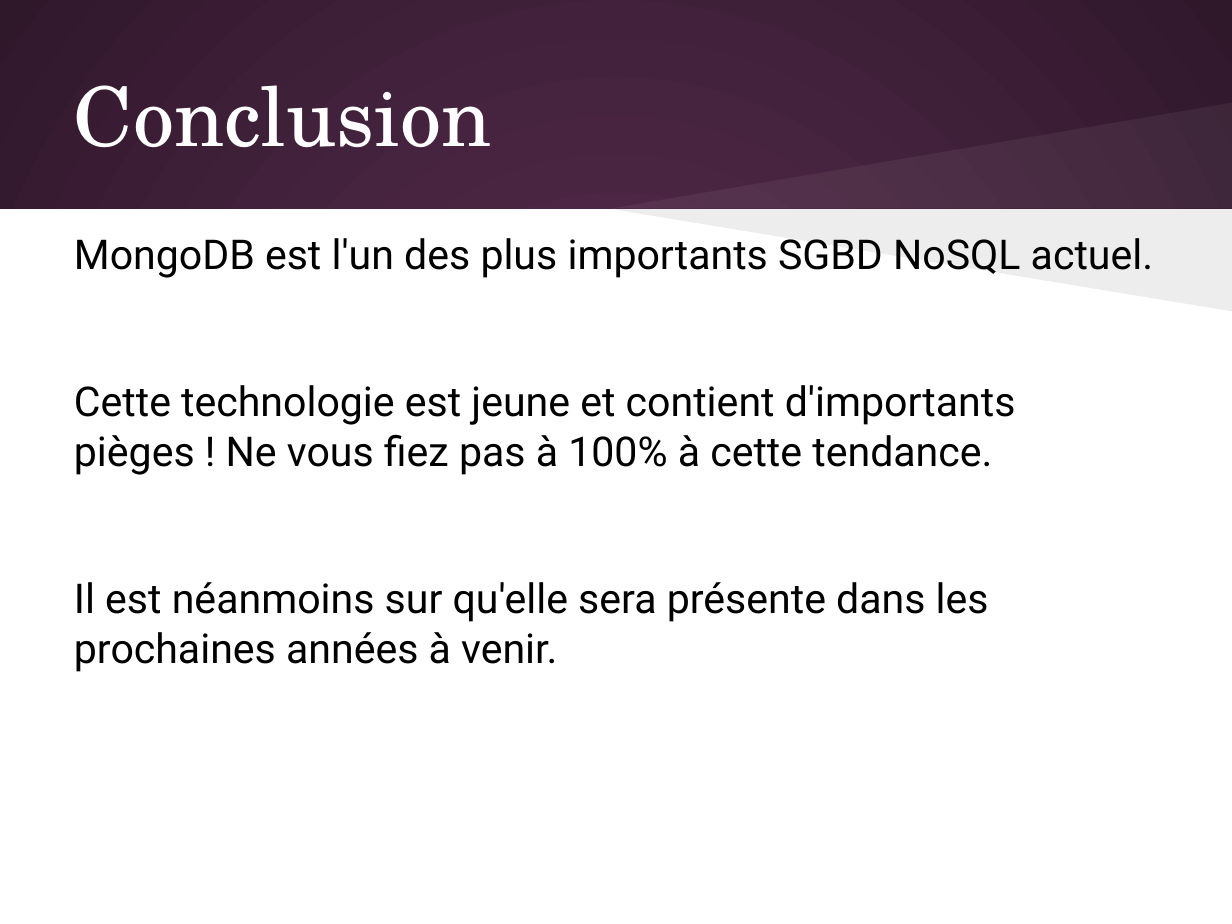
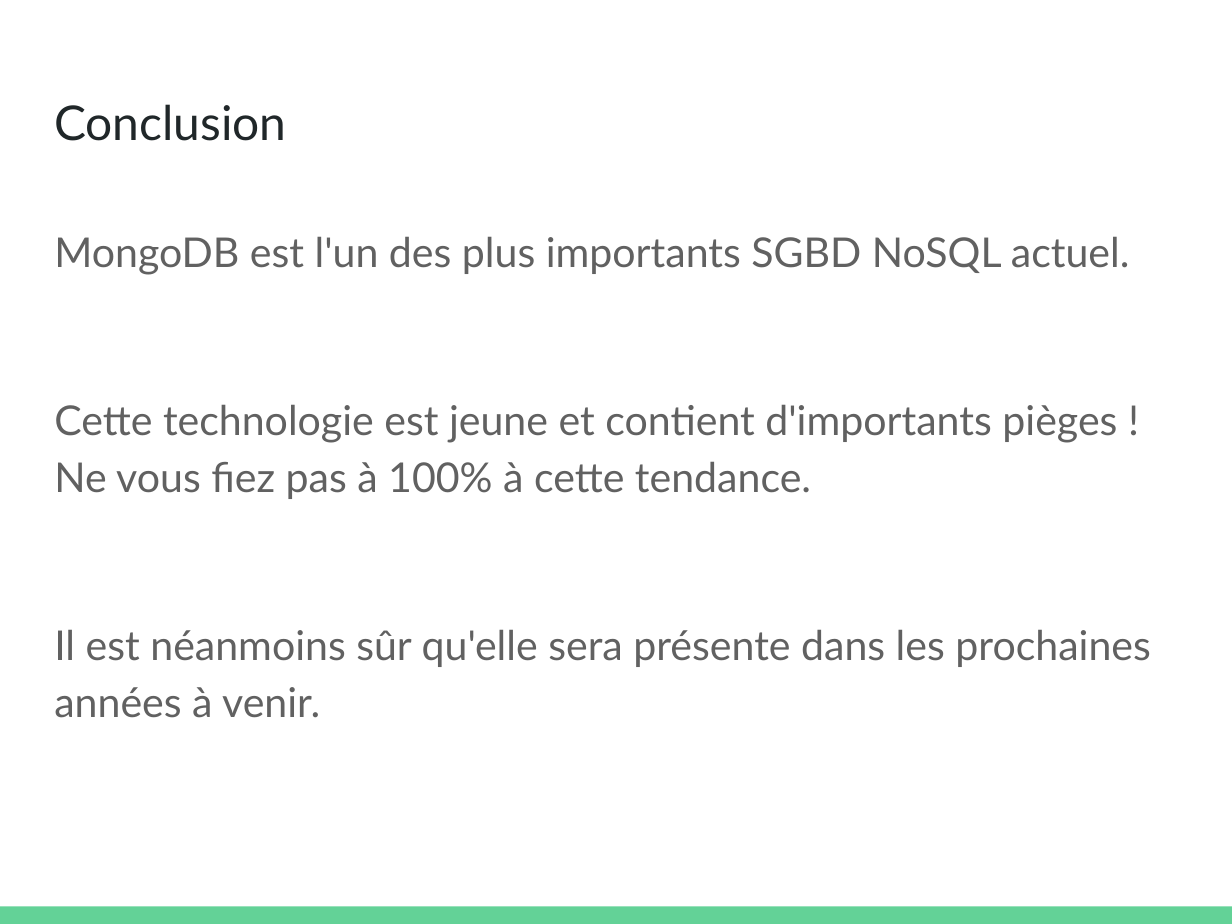
Before and after one commit to olivier-pitton/dant, a slide deck: slide 65 of mongodb/Cours_NoSQL.pptx (slide 73 before the commit). Drawn at 1232x924 pixels with LibreOffice and Linux fonts; fonts in the diff are those of the drawing. Boxes give left, top, right and bottom in pixels: in the first picture for what was removed or moved away, otherwise in the second. Text is boxed around its words. In the diff, an @@ line names an element or a change of style, - is before the commit and + after.

```diff
--- a/mongodb/Cours_NoSQL.pptx
+++ b/mongodb/Cours_NoSQL.pptx
@@ background gradient #592D50 to #30182B to #FFFFFF @@
@@ title "Conclusion": place and size @@
-title "Conclusion" at [74, 85, 492, 148]
+title "Conclusion" at [54, 104, 286, 141]
@@ title "Conclusion" at [54, 104, 286, 141]: size 48 to 28 pt, font TeX Gyre Schola to Lato, text colour #FFFFFF to #202729; vertical alignment middle to top @@
@@ freeform shape removed at [610, 102, 1232, 208] @@
@@ rectangle removed at [0, 209, 1232, 924] @@
@@ text "MongoDB est l'un des plus ...": place and size @@
-text "MongoDB est l'un des plus ..." at [74, 238, 1153, 672]
+text "MongoDB est l'un des plus ..." at [54, 236, 1151, 718]
@@ freeform shape removed at [610, 208, 1232, 310] @@
@@ text at [54, 236, 1130, 499]: font Roboto to Lato, text colour #000000 to #616161 in "MongoDB est l'un des plus importants SGBD ...", "Cette technologie est jeune et contient d'importants ..."; line spacing 1 to 1.15; more space between paragraphs @@
@@ text at [54, 629, 1151, 718]: text changed; font Roboto to Lato; text colour #000000 to #616161 @@
-Il est néanmoins sur qu'elle sera présente dans les prochaines années à venir.
+Il est néanmoins sûr qu'elle sera présente dans les prochaines années à venir.
@@ rectangle added at [0, 907, 1232, 924], fill #63D297 @@
```
Also in this commit, not shown: 63 other slides changed, 1 slide added, 9 slides removed, 5 other files.
